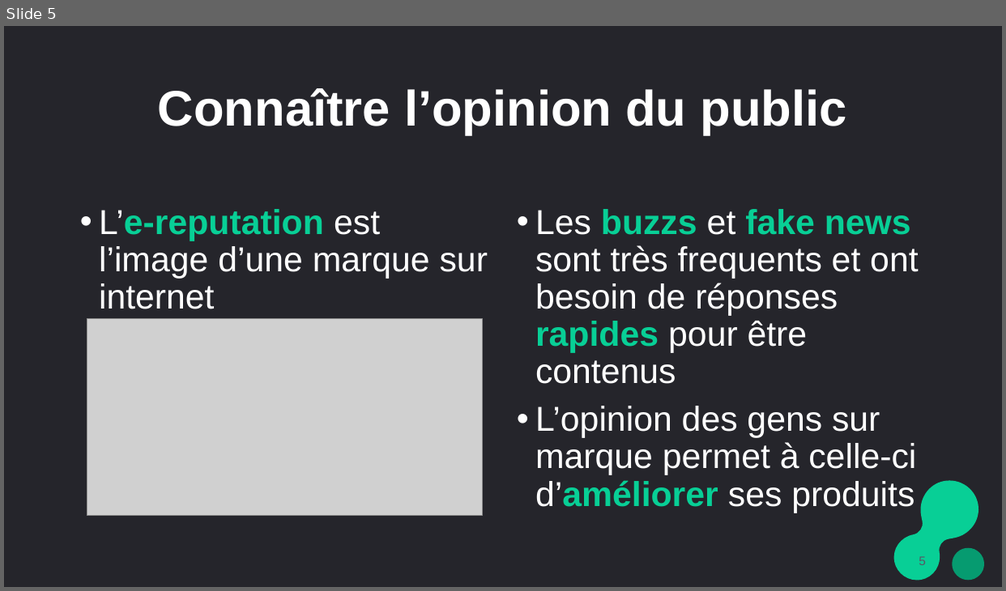
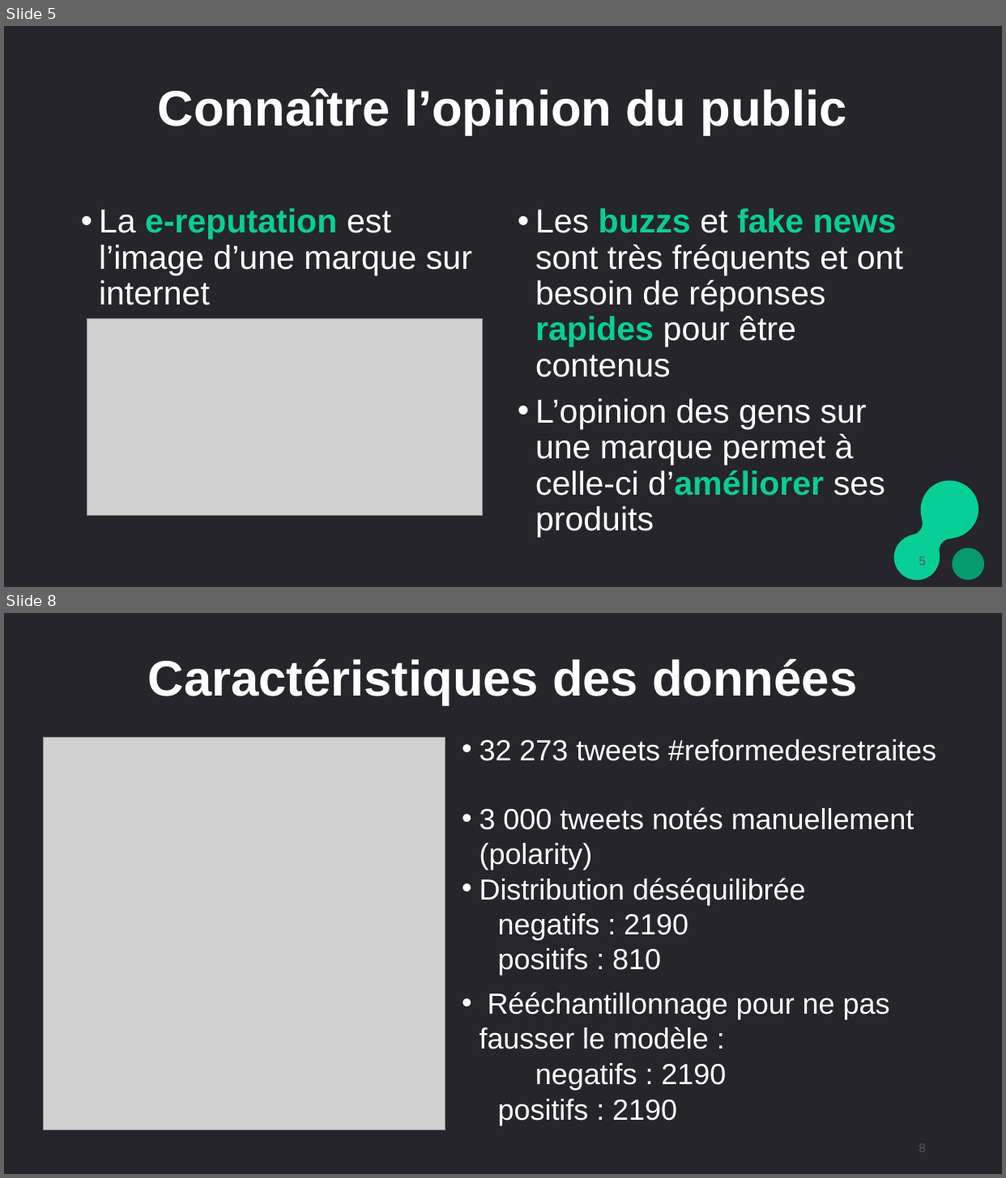
Before and after one commit to alinedebenath/ironhack-datalabs-dataparis0619-pt, a slide deck: final-project/NLP_marketing_ADebenath_2701.pptx. Shown one above the other, each under a label of ours: slide 5 before the commit, slides 5 and 8 after it; the slides between them are not shown. The pictures are 1006x591 and 1006x1178 pixels, drawn with LibreOffice and Linux fonts; fonts in the diff are those of the drawing; grey boxes stand for pictures. Boxes give left, top, right and bottom in pixels: in the first picture for what was removed or moved away, otherwise in the second. Text is boxed around its words. In the diff, an @@ line names an element or a change of style, - is before the commit and + after.

```diff
--- a/final-project/NLP_marketing_ADebenath_2701.pptx
+++ b/final-project/NLP_marketing_ADebenath_2701.pptx
@@ slide 8 added at (4,613,1002,1174), background #25252B @@
@@ title added at (148,659,857,705), 48 pt, text #FFFFFF, bold @@
+Caractéristiques des données
@@ picture added at (44,737,445,1131) @@
@@ text added at (479,739,936,1126), 28 pt, text #FFFFFF @@
+• 32 273 tweets #reformedesretraites
+• 3 000 tweets notés manuellement (polarity)
+• Distribution déséquilibrée
+negatifs : 2190
+positifs : 810
+• Rééchantillonnage pour ne pas fausser le modèle :
+negatifs : 2190
+positifs : 2190
@@ page number added at (918,1144,926,1152), 12 pt, text #555565 @@
+8
@@ slide 5 changed as well @@
@@ text at (99,208,472,305): text changed; size 33.3 to 32 pt @@
-• L’e-reputation est l’image d’une marque sur internet
+• La e-reputation est l’image d’une marque sur internet
@@ text at (535,208,903,537): text changed; size 33.3 to 32 pt @@
-• Les buzzs et fake news sont très frequents et ont besoin de réponses rapides pour être contenus
-• L’opinion des gens sur marque permet à celle-ci d’améliorer ses produits
+• Les buzzs et fake news sont très fréquents et ont besoin de réponses rapides pour être contenus
+• L’opinion des gens sur une marque permet à celle-ci d’améliorer ses produits
```
Also in this commit, not shown: 10 other slides changed, 6 other slides added, 6 slides removed, 1 other file.
